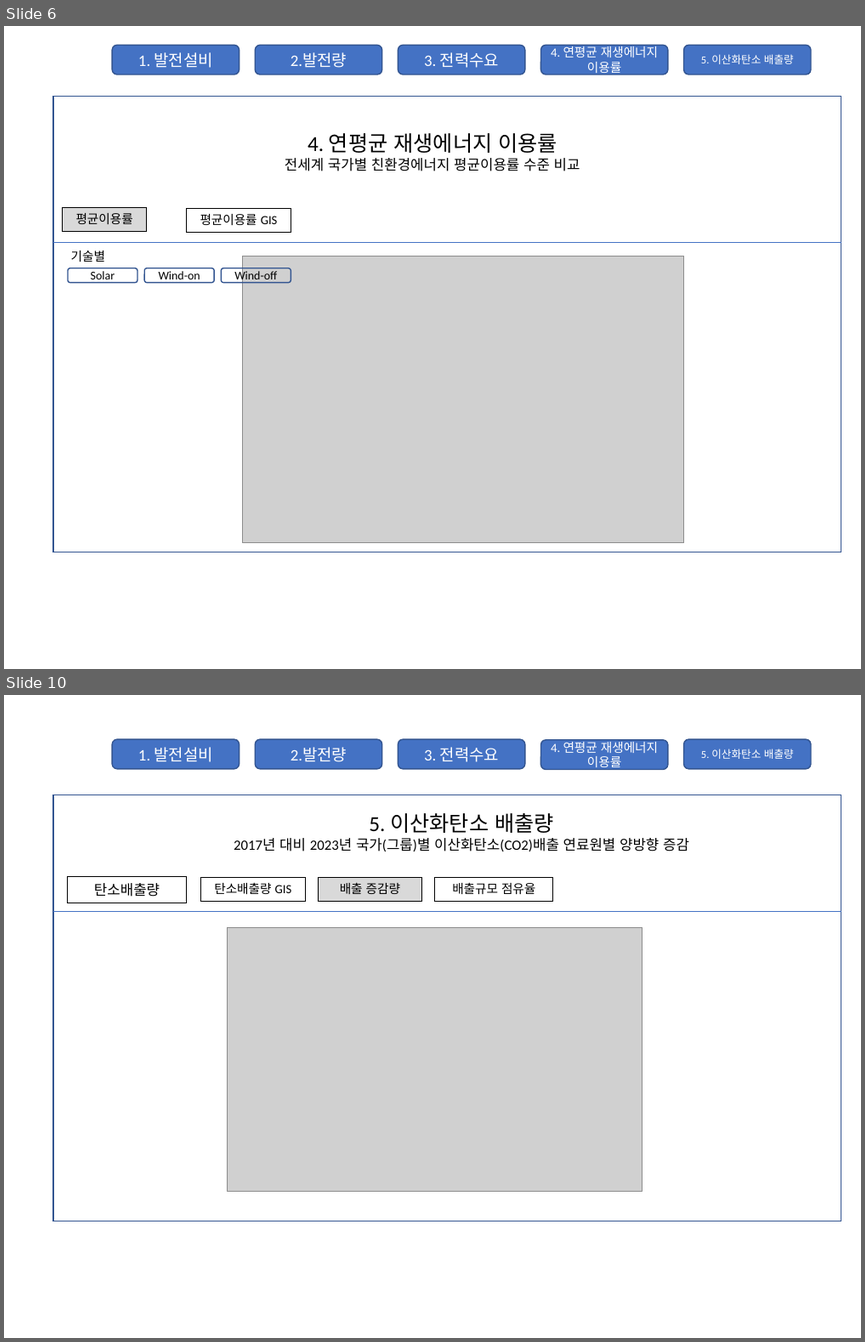
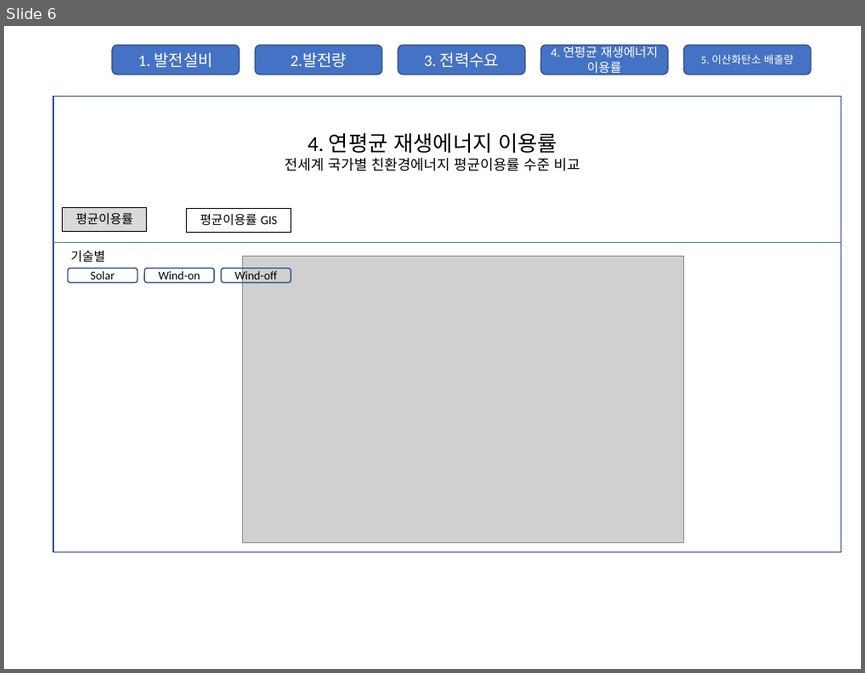
Before and after one commit to ghkim-kei/electricity-model-viz, a slide deck: 사용자 인터페이스 스케치.pptx. Shown one above the other, each under a label of ours: slides 6 and 10 before the commit, slide 6 after it; the slides between them are not shown. The pictures are 865x1342 and 865x673 pixels, drawn with LibreOffice and Linux fonts; fonts in the diff are those of the drawing; grey boxes stand for pictures. Boxes give left, top, right and bottom in pixels: in the first picture for what was removed or moved away, otherwise in the second. Text is boxed around its words. In the diff, an @@ line names an element or a change of style, - is before the commit and + after.

```diff
--- a/사용자 인터페이스 스케치.pptx
+++ b/사용자 인터페이스 스케치.pptx
@@ slide 10 removed at (x1=4, y1=695, x2=861, y2=1338), background #FFFFFF @@
@@ rounded rectangle removed at (x1=112, y1=739, x2=239, y2=769) @@
-1. 발전설비
@@ rounded rectangle removed at (x1=255, y1=739, x2=382, y2=769) @@
-2.발전량
@@ rounded rectangle removed at (x1=398, y1=739, x2=525, y2=769) @@
-3. 전력수요
@@ rounded rectangle removed at (x1=540, y1=739, x2=667, y2=769) @@
-4. 연평균 재생에너지 이용률
@@ rounded rectangle removed at (x1=683, y1=739, x2=811, y2=769) @@
-5. 이산화탄소 배출량
@@ rectangle removed at (x1=52, y1=795, x2=840, y2=1221) @@
@@ text removed at (x1=234, y1=813, x2=689, y2=851) @@
-5. 이산화탄소 배출량
-2017년 대비 2023년 국가(그룹)별 이산화탄소(CO2)배출 연료원별 양방향 증감
@@ rectangle removed at (x1=68, y1=877, x2=186, y2=902) @@
-탄소배출량
@@ rectangle removed at (x1=201, y1=878, x2=306, y2=902) @@
-탄소배출량 GIS
@@ rectangle removed at (x1=318, y1=878, x2=422, y2=902) @@
-배출 증감량
@@ rectangle removed at (x1=435, y1=878, x2=553, y2=902) @@
-배출규모 점유율
@@ line removed from (52, 912) to (841, 912) @@
@@ picture removed at (x1=228, y1=927, x2=642, y2=1191) @@
```
Also in this commit, not shown: 5 slides changed, 11 other files.
